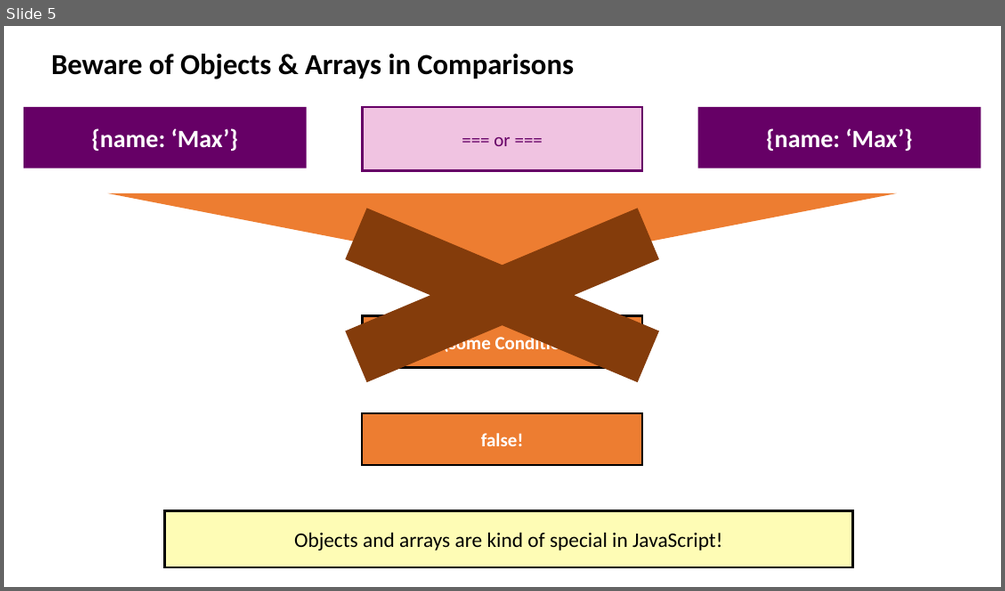
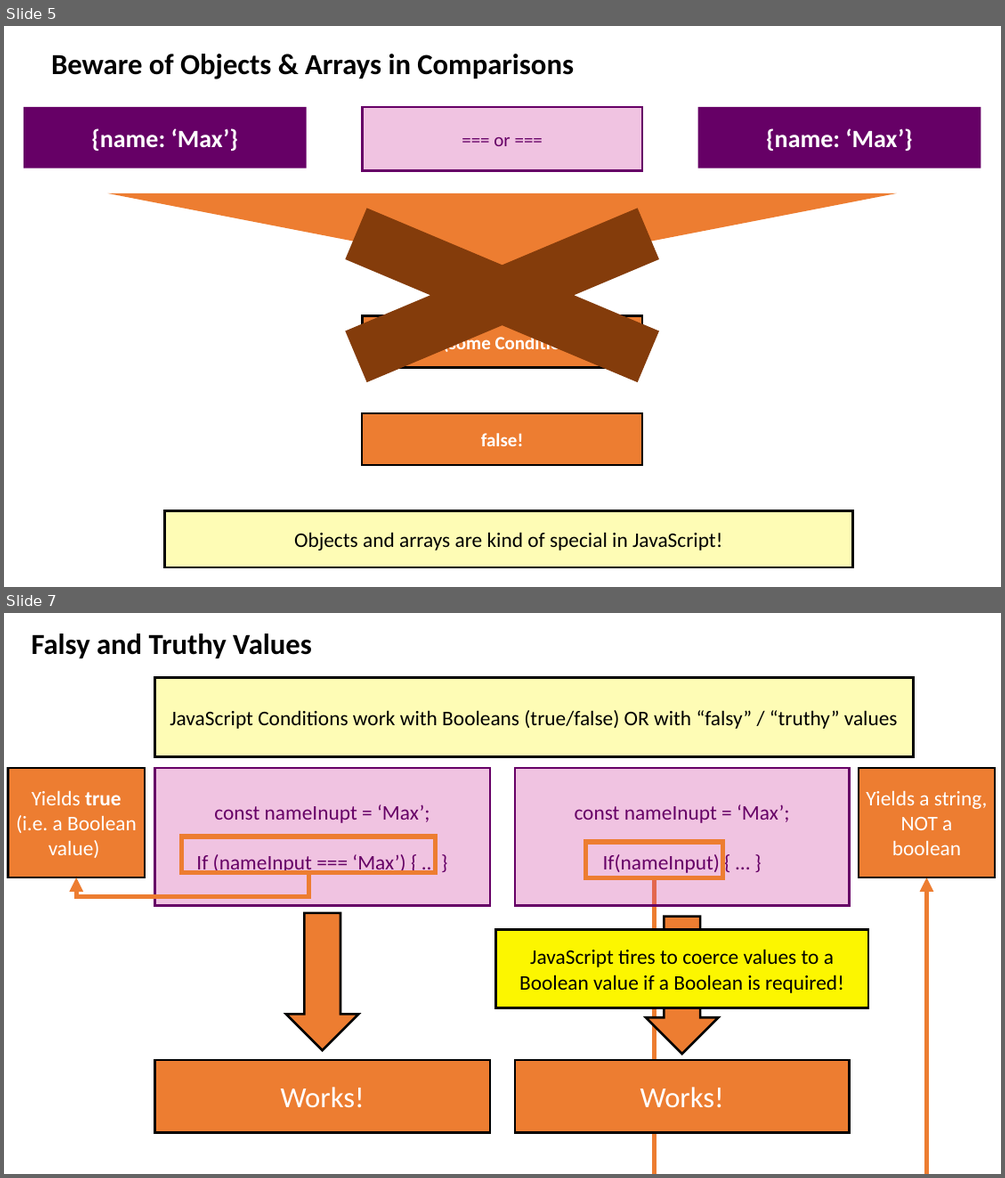
Before and after one commit to drronidz/JavaScript-The-Complete-Guide-2020, a slide deck: 4. Working with Control Structures (if Statements, Loops, Error Handling)/docs/Introduction.pptx. Shown one above the other, each under a label of ours: slide 5 before the commit, slides 5 and 7 after it; the slides between them are not shown. The pictures are 1005x591 and 1005x1178 pixels, drawn with LibreOffice and Linux fonts; fonts in the diff are those of the drawing. Boxes give left, top, right and bottom in pixels: in the first picture for what was removed or moved away, otherwise in the second. Text is boxed around its words. In the diff, an @@ line names an element or a change of style, - is before the commit and + after.

Commit message:
10. Beyond true false Truthy and Falsy Values

```diff
--- a/4. Working with Control Structures (if Statements, Loops, Error Handling)/docs/Introduction.pptx
+++ b/4. Working with Control Structures (if Statements, Loops, Error Handling)/docs/Introduction.pptx
@@ slide 7 added at [4, 613, 1001, 1174], background #FFFFFF @@
@@ text added at [32, 633, 312, 658], 28 pt, text #000000, bold @@
+Falsy and Truthy Values
@@ rectangle added at [155, 678, 914, 757], fill #FCF600 at 29% opacity, outline #000000 2.25 pt, 20 pt, text #000000 @@
+JavaScript Conditions work with Booleans (true/false) OR with “falsy” / “truthy” values
@@ rectangle added at [8, 768, 145, 877], fill #ED7D31, outline #000000 2.25 pt, 20 pt, text #FFFFFF @@
+Yields true (i.e. a Boolean value)
@@ rectangle added at [155, 768, 490, 906], fill #CC3399 at 29% opacity, outline #660066 2.25 pt, 20 pt, text #660066 @@
+const nameInupt = ‘Max’;
+If (nameInput === ‘Max’) { … }
@@ rectangle added at [516, 768, 850, 906], fill #CC3399 at 29% opacity, outline #660066 2.25 pt, 20 pt, text #660066 @@
+const nameInupt = ‘Max’;
+If(nameInput) { … }
@@ rectangle added at [858, 768, 995, 877], fill #ED7D31, outline #000000 2.25 pt, 20 pt, text #FFFFFF @@
+Yields a string, NOT a boolean
@@ rectangle added at [182, 836, 436, 873], outline #ED7D31 4.5 pt @@
@@ rectangle added at [586, 842, 722, 877], outline #ED7D31 4.5 pt @@
@@ elbow arrow added from (308, 873) to (77, 877), #ED7D31 4.5 pt @@
@@ elbow arrow added from (654, 877) to (927, 877), #ED7D31 4.5 pt @@
@@ up arrow added at [286, 913, 358, 1051], fill #ED7D31, outline #000000 2.25 pt @@
@@ rectangle added at [496, 929, 869, 1008], fill #FCF600, outline #000000 2.25 pt, 20 pt, text #000000 @@
+JavaScript tires to coerce values to a Boolean value if a Boolean is required!
@@ up arrow added at [646, 916, 718, 1054], fill #ED7D31, outline #000000 2.25 pt @@
@@ rectangle added at [155, 1060, 490, 1133], fill #ED7D31, outline #000000 2.25 pt, 28 pt, text #FFFFFF @@
+Works!
@@ rectangle added at [516, 1060, 850, 1133], fill #ED7D31, outline #000000 2.25 pt, 28 pt, text #FFFFFF @@
+Works!
```
Also in this commit, not shown: 1 slide changed, 1 other slide added, 1 other file.
